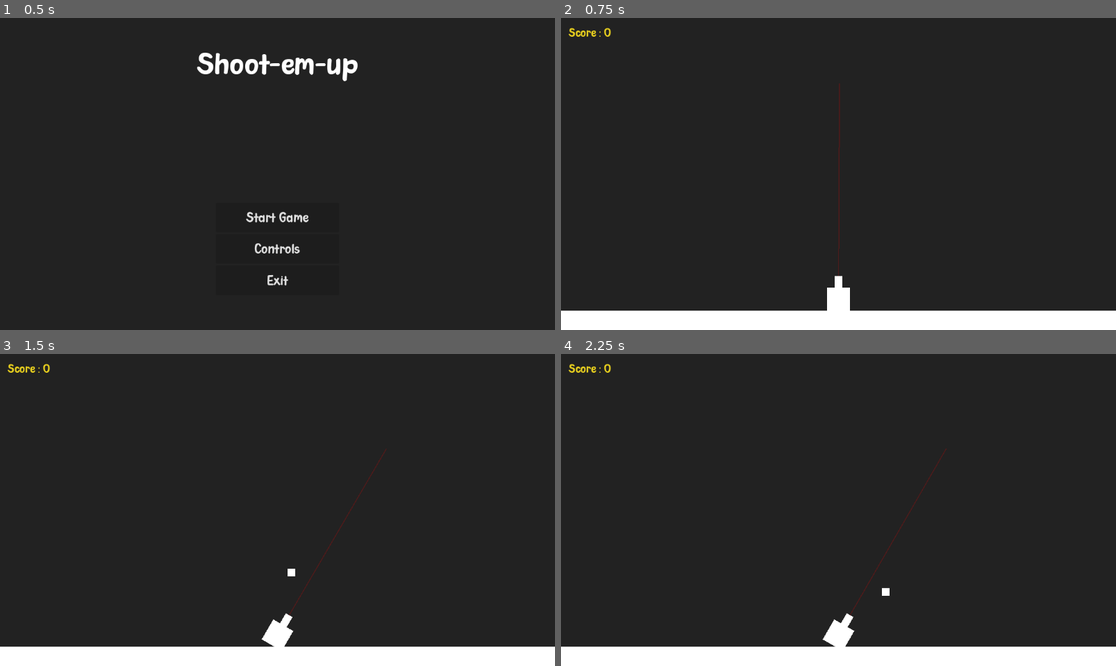
Above: before the commit, frames 1-4 (two rows, left to right).
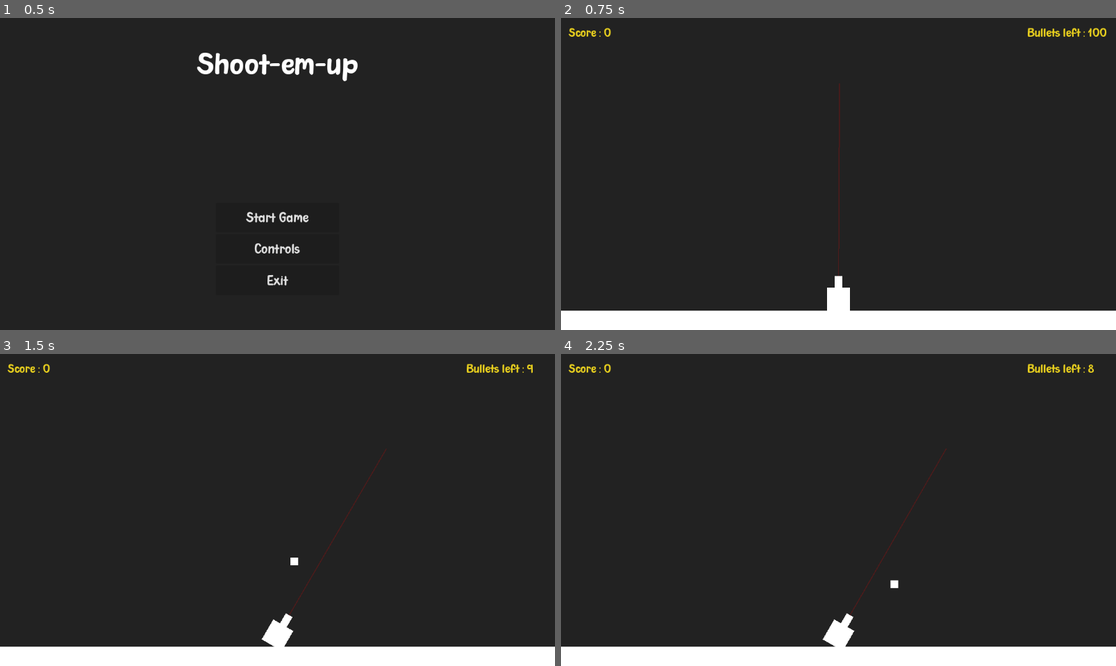
Above: after the commit, the same moments.

Repository: ankit-suman-07/PROJECTILE_2d
Game: Godot game, scene res://scenes/main_menu.tscn
Two runs of this game, one before a commit and one after it. Both use one fixed random seed, a clock stepped at 60 frames per second and the inputs below.
Inputs:
- Up to frame 1 (0.5 s): no input
- Up to frame 2 (0.75 s): click "Start Game" at 0.5 s
- Up to frame 3 (1.5 s): tap Enter at 1.25 s; hold D (right) from 1.28 s (still down); tap Space (shoot) at 1.35 s
- Up to frame 4 (2.25 s): release D (right) at 2.03 s; hold A (left) from 2.03 s (still down); tap Space (shoot) at 2.1 s

Frame 1 is identical in both runs. In frame 2, 0.2% of the frame differs, in the area x 84-99%, y 3-7%; in frame 3, 0.3%; in frame 4, 0.3%, in the area x 57-96%, y 3-78%.

Commit message:
Add global score script

Diff:
--- a/Global.gd
+++ b/Global.gd
@@ -2,5 +2,6 @@
 extends Node
 
 var score :int = 0
+var bullet :int = 10
 var key := false
 var life := 3
--- a/scenes/bullet.tscn
+++ b/scenes/bullet.tscn
@@ -8,6 +8,7 @@
 
 [node name="bullet" type="CharacterBody2D" groups=["bullets"]]
 script = ExtResource("1_mkf8s")
+speed = 1000.0
 
 [node name="ColorRect" type="ColorRect" parent="."]
 offset_left = -8.0
--- a/scenes/game_over.tscn
+++ b/scenes/game_over.tscn
@@ -55,7 +55,7 @@
 grow_vertical = 2
 alignment = 1
 
-[node name="Button" type="Button" parent="VBoxContainer"]
+[node name="PlayAgain" type="Button" parent="VBoxContainer"]
 layout_mode = 2
 size_flags_vertical = 3
 theme_override_colors/font_hover_color = Color(0.909804, 0.811765, 0.117647, 1)
@@ -63,10 +63,13 @@
 theme_override_font_sizes/font_size = 32
 text = "Play Again"
 
-[node name="Button2" type="Button" parent="VBoxContainer"]
+[node name="Exit" type="Button" parent="VBoxContainer"]
 layout_mode = 2
 size_flags_vertical = 3
 theme_override_colors/font_hover_color = Color(0.909804, 0.811765, 0.117647, 1)
 theme_override_fonts/font = ExtResource("1_xeevv")
 theme_override_font_sizes/font_size = 32
 text = "Exit"
+
+[connection signal="pressed" from="VBoxContainer/PlayAgain" to="." method="_on_play_again_pressed"]
+[connection signal="pressed" from="VBoxContainer/Exit" to="." method="_on_exit_pressed"]
--- a/scenes/targets.tscn
+++ b/scenes/targets.tscn
@@ -19,4 +19,9 @@
 [node name="CollisionShape2D" type="CollisionShape2D" parent="."]
 shape = SubResource("RectangleShape2D_4k1k3")
 
+[node name="Timer" type="Timer" parent="."]
+wait_time = 5.0
+autostart = true
+
 [connection signal="body_entered" from="." to="." method="_on_body_entered"]
+[connection signal="timeout" from="Timer" to="." method="_on_timer_timeout"]
--- a/scenes/world.tscn
+++ b/scenes/world.tscn
@@ -100,3 +100,13 @@
 theme_override_fonts/font = ExtResource("5_71j4m")
 theme_override_font_sizes/font_size = 28
 text = "Score : 0"
+
+[node name="BulletCountLabel" type="Label" parent="."]
+offset_left = 968.0
+offset_top = 16.0
+offset_right = 1132.0
+offset_bottom = 46.0
+theme_override_colors/font_color = Color(0.909804, 0.811765, 0.117647, 1)
+theme_override_fonts/font = ExtResource("5_71j4m")
+theme_override_font_sizes/font_size = 28
+text = "Bullets left : 100"
--- a/script/bullet.gd
+++ b/script/bullet.gd
@@ -10,7 +10,10 @@
 func initialize(dir: Vector2):
 	direction = dir.normalized()
 
+	print(Global.bullet)
+
 func _physics_process(delta):
+
 	var collision = move_and_collide(direction * speed * delta)
 	if has_collided:
 		return
@@ -20,5 +23,7 @@
 			has_collided = true
 			score += 1
 			Global.score += score
+			var label = get_parent().get_node("Score")
+			label.text = "Score : " + str(Global.score)
 			print("crash : " + str(Global.score))
 			$Crash.play()
--- a/script/game_over.gd
+++ b/script/game_over.gd
@@ -1,8 +1,15 @@
 extends Control
 
-func _on_start_pressed() -> void:
-	get_tree().change_scene_to_file("res://scenes/world.tscn")
+func _ready() -> void:
+	$scoreLabel.text = "Your Score is : " + str(Global.score)
+
 
 
 func _on_exit_pressed() -> void:
 	get_tree().quit()
+
+
+func _on_play_again_pressed() -> void:
+	Global.score = 0
+	Global.bullet = 10
+	get_tree().change_scene_to_file("res://scenes/world.tscn")
--- a/script/player.gd
+++ b/script/player.gd
@@ -9,6 +9,7 @@
 
 
 func _process(delta):
+
 	if Input.is_action_pressed("left"):
 		rotation_degrees -= ROTATION_SPEED * delta
 	elif Input.is_action_pressed("right"):
@@ -20,10 +21,20 @@
 	if Input.is_action_just_pressed("shoot"):  # Ensure "shoot" is mapped to "x"
 		shoot()
 
+
 func shoot():
 	if bullet_scene:
 		var bullet = bullet_scene.instantiate()
 		print(bullet.name)
+		Global.bullet -= 1
+		if Global.bullet <= 0:
+			#var gameOverScoreLabel = get_parent().get_node("./game-over/scoreLabel")
+			#gameOverScoreLabel.text = "Your Score is " + str(Global.score)
+			get_tree().change_scene_to_file("res://scenes/game_over.tscn")
+			print("Game Over!!!")
+			return
+		var bulletCount = get_parent().get_node("BulletCountLabel")
+		bulletCount.text = "Bullets left : " + str(Global.bullet)
 		var spawn_point = $BulletSpawnPoint.global_position
 		var direction = Vector2.UP.rotated(global_rotation)  # Shoot in the facing direction
 
--- a/script/targets.gd
+++ b/script/targets.gd
@@ -3,3 +3,7 @@
 func _on_body_entered(body: Node) -> void:
 	if body.is_in_group("bullets"):
 		print("crash from target")
+
+
+func _on_timer_timeout() -> void:
+	self.queue_free()
--- a/script/world.gd
+++ b/script/world.gd
@@ -4,12 +4,18 @@
 var markers := []
 
 func _ready():
+	print_tree()
+
 	# Collect all Marker2D nodes in the scene
 	for child in $TargetMarkers.get_children():
 		if child is Marker2D:
 			markers.append(child)
 
 	$Timer.timeout.connect(_on_timer_timeout)
+
+func _process(delta: float) -> void:
+	if Global.bullet <= 0:
+		get_tree().change_scene_to_file("res://scenes/game_over.tscn")
 
 
 func _on_timer_timeout():
